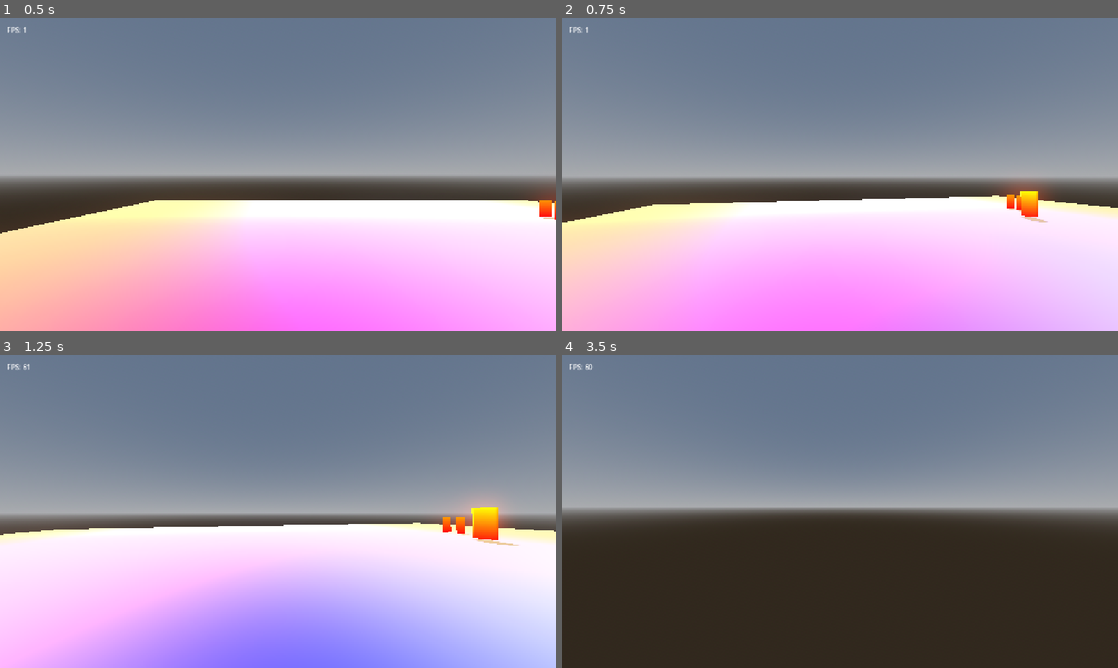
Above: before the commit, frames 1-4 (two rows, left to right).
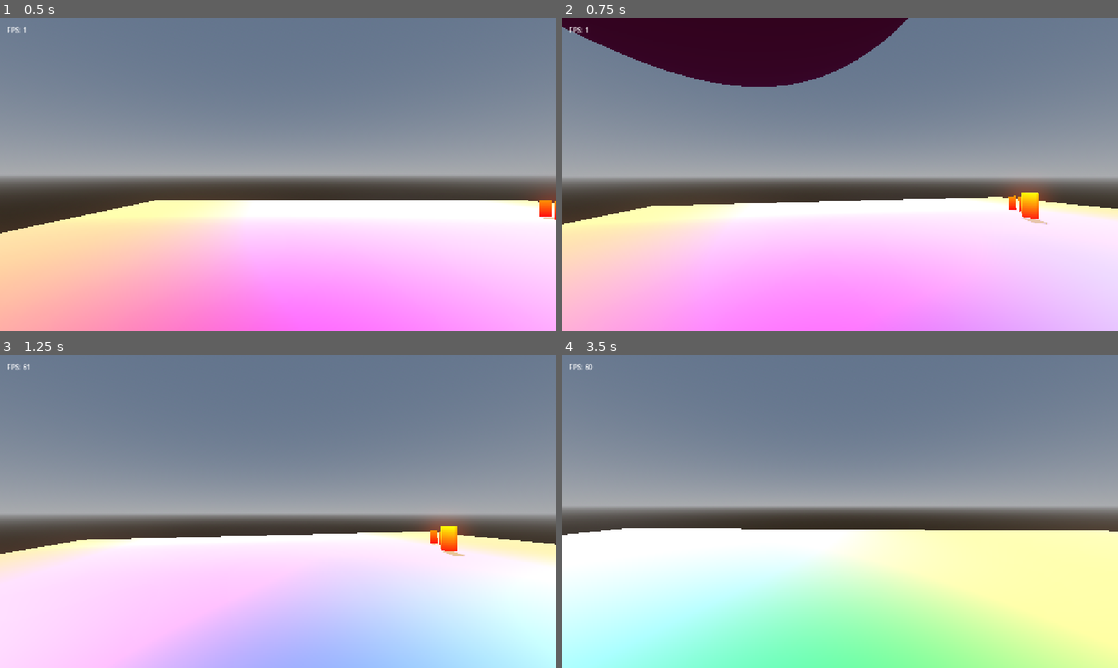
Above: after the commit, the same moments.

Repository: thapasubham/fps-controller-prototype
Game: Godot game, scene res://scenes/main.tscn
Two runs of this game, one before a commit and one after it. Both use one fixed random seed, a clock stepped at 60 frames per second and the inputs below.
Inputs (mouse positions are in pixels of both pictures, inside the frame that each line leads up to):
- Up to frame 1 (0.5 s): no input
- Up to frame 2 (0.75 s): move the mouse to (867, 174) at 0.52 s; hold W (forward) from 0.53 s (still down); tap Space (jump) at 0.6 s
- Up to frame 3 (1.25 s): keep holding W (forward); tap Space (jump) at 0.77, 1.07 s
- Up to frame 4 (3.5 s): keep holding W (forward); move the mouse to (812, 511) at 1.27 s; tap Space (jump) at 1.35, 1.52, 1.82, 2.1, 2.85, 3.02, 3.32 s; move the mouse to (851, 505) at 2.02 s; move the mouse to (834, 517) at 2.77 s

Frame 1 is identical in both runs. In frame 2, 9.9% of the frame differs, in the area x 0-100%, y 0-66%; in frame 3, 28%; in frame 4, 44%, in the area x 0-100%, y 55-100%.

Commit message:
added wall running wall jump

Diff:
--- a/scenes/main.tscn
+++ b/scenes/main.tscn
@@ -7,6 +7,7 @@
 [ext_resource type="Shader" uid="uid://b8jfw00hc1nr2" path="res://shader/main.gdshader" id="4_tbgi4"]
 [ext_resource type="Script" uid="uid://b5jxpt71mot40" path="res://scripts/main.gd" id="5_main"]
 [ext_resource type="Script" uid="uid://der33ijeu1cy4" path="res://scripts/fps_counter.gd" id="6_fps"]
+[ext_resource type="PackedScene" uid="uid://c5vdu7jtb82b5" path="res://scenes/wall.tscn" id="8_tipki"]
 
 [sub_resource type="ProceduralSkyMaterial" id="ProceduralSkyMaterial_ig7tw"]
 sky_horizon_color = Color(0.66224277, 0.6717428, 0.6867428, 1)
@@ -54,9 +55,6 @@
 [node name="Cylinder3" parent="." unique_id=624552988 instance=ExtResource("2_0xm2m")]
 transform = Transform3D(1, 0, 0, 0, 1, 0, 0, 0, 1, 9.987847, 1.2323484, -10.239569)
 
-[node name="cube" parent="." unique_id=510144650 instance=ExtResource("3_h2yge")]
-transform = Transform3D(1, 0, 0, 0, 1, 0, 0, 0, 1, 5.757351, 0, 9.175659)
-
 [node name="cube2" parent="." unique_id=107081675 instance=ExtResource("3_h2yge")]
 transform = Transform3D(1, 0, 0, 0, 1, 0, 0, 0, 1, 13.373487, 0, 9.175659)
 
@@ -96,3 +94,41 @@
 offset_bottom = 48.0
 text = "FPS: 0"
 script = ExtResource("6_fps")
+
+[node name="walls" type="Node3D" parent="." unique_id=1719223670]
+transform = Transform3D(0.70710677, 0, -0.70710677, 0, 1, 0, 0.70710677, 0, 0.70710677, -5.901432, 2.0031815, 16.491468)
+
+[node name="wall" parent="walls" unique_id=1607771717 instance=ExtResource("8_tipki")]
+
+[node name="wall2" parent="walls" unique_id=1102583174 instance=ExtResource("8_tipki")]
+transform = Transform3D(1, 0, 0, 0, 1, 0, 0, 0, 1, 0, 0, -3)
+
+[node name="wall3" parent="walls" unique_id=100874758 instance=ExtResource("8_tipki")]
+transform = Transform3D(1, 0, 0, 0, 1, 0, 0, 0, 1, 0, 0, -6)
+
+[node name="wall4" parent="walls" unique_id=730683807 instance=ExtResource("8_tipki")]
+transform = Transform3D(1, 0, 0, 0, 1, 0, 0, 0, 1, 0, 0, -9)
+
+[node name="wall5" parent="walls" unique_id=1831342114 instance=ExtResource("8_tipki")]
+transform = Transform3D(1, 0, 0, 0, 1, 0, 0, 0, 1, 0, 0, -12)
+
+[node name="wall6" parent="walls" unique_id=2101869047 instance=ExtResource("8_tipki")]
+transform = Transform3D(1, 0, 0, 0, 1, 0, 0, 0, 1, 0, 0, -15)
+
+[node name="wall7" parent="walls" unique_id=1290423433 instance=ExtResource("8_tipki")]
+transform = Transform3D(1, 0, 0, 0, 1, 0, 0, 0, 1, 0, 0, -18)
+
+[node name="wall8" parent="walls" unique_id=1785757067 instance=ExtResource("8_tipki")]
+transform = Transform3D(1, 0, 0, 0, 1, 0, 0, 0, 1, 0, 0, -21)
+
+[node name="wall9" parent="walls" unique_id=290336306 instance=ExtResource("8_tipki")]
+transform = Transform3D(1, 0, 0, 0, 1, 0, 0, 0, 1, 0, 0, -24)
+
+[node name="wall10" parent="walls" unique_id=1970976521 instance=ExtResource("8_tipki")]
+transform = Transform3D(1, 0, 0, 0, 1, 0, 0, 0, 1, 0, 0, -27)
+
+[node name="wall11" parent="walls" unique_id=1187549272 instance=ExtResource("8_tipki")]
+transform = Transform3D(1, 0, 0, 0, 1, 0, 0, 0, 1, 0, 0, -30)
+
+[node name="wall12" parent="walls" unique_id=1426758177 instance=ExtResource("8_tipki")]
+transform = Transform3D(1, 0, 0, 0, 1, 0, 0, 0, 1, 0, 0, -33)
--- /dev/null
+++ b/scenes/wall.tscn
@@ -0,0 +1,22 @@
+[gd_scene format=3 uid="uid://c5vdu7jtb82b5"]
+
+[ext_resource type="Shader" uid="uid://clxhw2jw8tfo6" path="res://shader/cylinder.gdshader" id="2_iuee5"]
+
+[sub_resource type="ShaderMaterial" id="ShaderMaterial_y4f30"]
+render_priority = 0
+shader = ExtResource("2_iuee5")
+
+[sub_resource type="BoxMesh" id="BoxMesh_xxgf6"]
+material = SubResource("ShaderMaterial_y4f30")
+size = Vector3(0.1, 5, 3)
+
+[sub_resource type="ConvexPolygonShape3D" id="ConvexPolygonShape3D_wykyb"]
+points = PackedVector3Array(0.05, 2.5, 1.5, -0.05, 2.5, 1.5, 0.05, -2.5, 1.5, 0.05, 2.5, -1.5, -0.05, 2.5, -1.5, -0.05, -2.5, 1.5, 0.05, -2.5, -1.5, -0.05, -2.5, -1.5)
+
+[node name="wall" type="StaticBody3D" unique_id=1607771717]
+
+[node name="MeshInstance3D" type="MeshInstance3D" parent="." unique_id=99297473]
+mesh = SubResource("BoxMesh_xxgf6")
+
+[node name="CollisionShape3D" type="CollisionShape3D" parent="." unique_id=2100952885]
+shape = SubResource("ConvexPolygonShape3D_wykyb")
--- a/scripts/player.gd
+++ b/scripts/player.gd
@@ -5,21 +5,27 @@
 @export_range(5.0, 20.0, 0.5, "suffix:m/s") var walk_speed: float = 5.0
 @export_range(1.0, 25.0, 0.1, "suffix:m/s²") var ground_acceleration: float = 12.0
 @export_range(1.0, 5.0, 0.1, "suffix:m/s²") var air_acceleration: float = 2.0
-@export_range(5.0, 20.0, 0.5, "suffix:m/s") var forward_push: float = 5.0
+@export_range(2, 10, 0.5, "suffix:m/s") var forward_push: float = 2.5
+@export_range(1.0, 3.0, 0.1) var wall_forward_boost: float = 1.5
+@export var wall_gravity_scale: float = 0.2
 
 @export_range(0.001, 0.01, 0.0001) var mouse_sensitivity: float = 0.003
 
 @export_subgroup("Jump")
 @export_range(0.5, 4.0, 0.1, "suffix:m") var jump_height: float = 1.5
+@export_range(5.0, 20.0, 0.5, "suffix:m/s") var wall_kick_force: float = 8.0
 @export_range(1, 3,1) var max_air_Jump: int = 2
-@export_range(3.0, 5.0, 0.1, "suffix:s") var wall_run_time: float = 3.0
+@export_range(3.0, 5.0, 0.1, "suffix:s") var wall_run_time: float = 2.0
+
 var current_jump =0
+var current_wall_run_time: float = 0.0
 
 @export_group("Camera")
 @export var base_fov: float = 75.0
 @export var fov_zoom_multiplier: float = 1.5
 @onready var cameraObt: Camera3D = $head/Camera3D
 
+var on_wall = false
 var on_air= false
 var gravity: float = ProjectSettings.get_setting("physics/3d/default_gravity")
 @onready var head: Node3D = $head
@@ -36,12 +42,20 @@
 		head.rotation.x = clamp(head.rotation.x, deg_to_rad(-89), deg_to_rad(89))
 
 func _physics_process(delta: float) -> void:
-	if not is_on_floor():
-		on_air= true
-		velocity.y -= gravity * delta
-	if is_on_floor():
-		on_air= false
 
+	on_air = not is_on_floor()
+	on_wall = is_on_wall() and on_air
+
+	if on_air:
+		if on_wall and velocity.y<0 and current_wall_run_time<=wall_run_time:
+			current_wall_run_time+=delta
+			velocity.y -= wall_gravity_scale* delta
+
+		else:
+			velocity.y -= gravity* delta
+	else:
+		on_air = false
+		current_wall_run_time = 0.0
 		current_jump = 0
 	var input := Input.get_vector("left", "right", "forward", "backward")
 	var direction := transform.basis * Vector3(input.x, 0, input.y)
@@ -55,14 +69,42 @@
 	var horizontal_speed := Vector3(velocity.x, 0, velocity.z).length()
 	var target_fov = base_fov + (horizontal_speed * fov_zoom_multiplier)
 	cameraObt.fov = lerp(cameraObt.fov, target_fov, delta * 4.0)
+
+	var target_roll = 0.0
+	if on_wall:
+		var wall_normal = get_wall_normal()
+		var right_dir = transform.basis.x
+		var side = sign(wall_normal.dot(right_dir))
+		target_roll = deg_to_rad(-10.0 * side)
+
+	cameraObt.rotation.z = lerp(cameraObt.rotation.z, target_roll, delta * 5.0)
+
 	move_and_slide()
 
 func jump():
-	if is_on_floor() or current_jump<max_air_Jump:
-		var is_air_jump = not is_on_floor()
-		if is_air_jump:
-			velocity.y =0
-			velocity.x *= forward_push
-			velocity.z *= forward_push
-		velocity.y = sqrt(2* gravity + jump_height)
-		current_jump+=1
+	if on_wall and not is_on_floor():
+		wall_jump()
+	elif is_on_floor() or current_jump < max_air_Jump:
+		air_jump()
+
+func air_jump():
+	var is_air_jump = not is_on_floor()
+	if is_air_jump:
+		velocity.y = 0.0
+		velocity.x *= forward_push
+		velocity.z *= forward_push
+	velocity.y = sqrt(2.0 * gravity * jump_height)
+	current_jump += 1
+
+func wall_jump():
+	var wall_normal = get_wall_normal()
+	velocity.y = sqrt(2.0 * gravity * jump_height)
+
+	var forward_dir = -transform.basis.z
+	var kick_vector = (wall_normal * wall_kick_force) + (forward_dir * wall_forward_boost * walk_speed)
+
+	velocity.x = kick_vector.x
+	velocity.z = kick_vector.z
+
+	current_wall_run_time = 0.0
+	current_jump = 0
